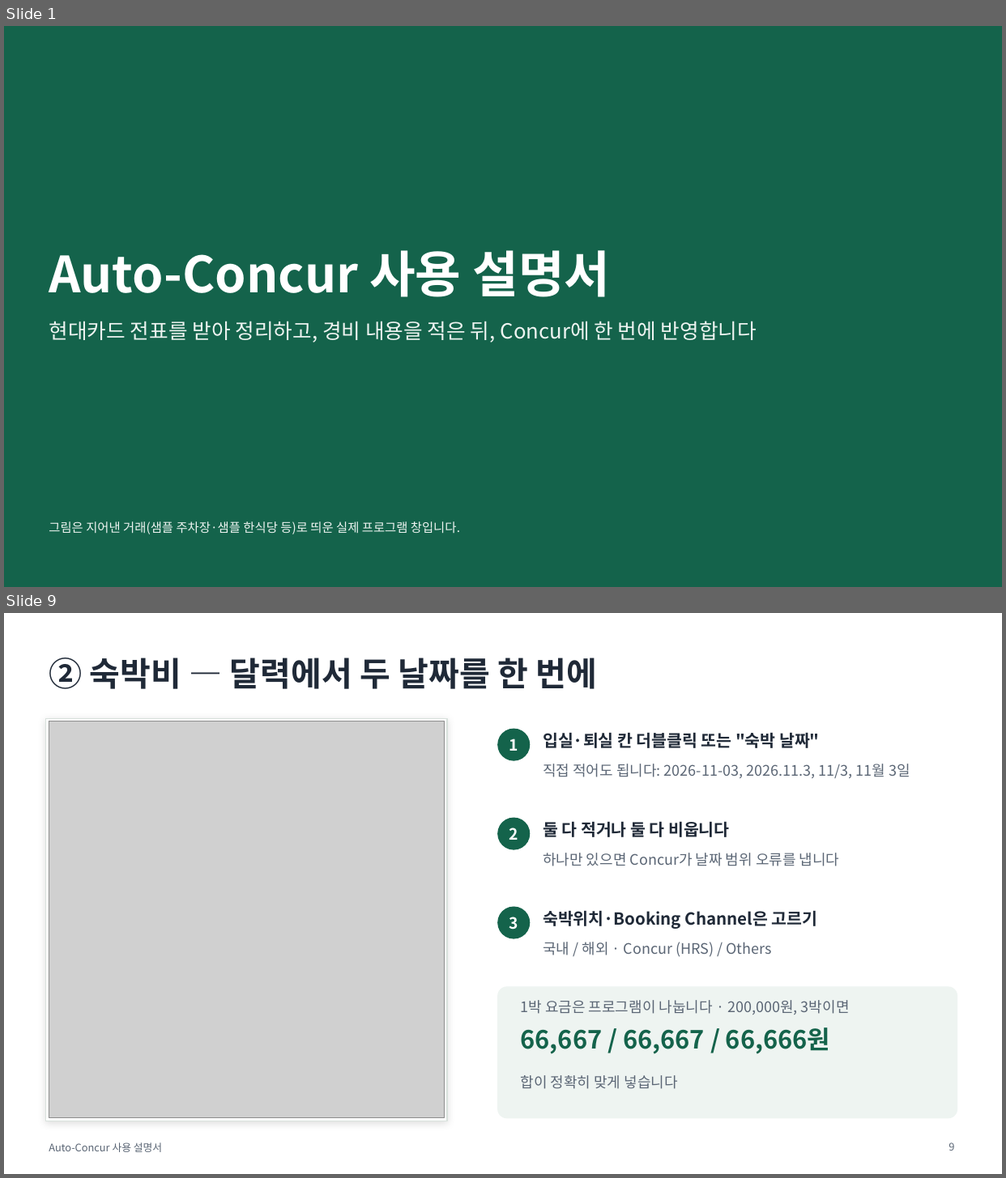
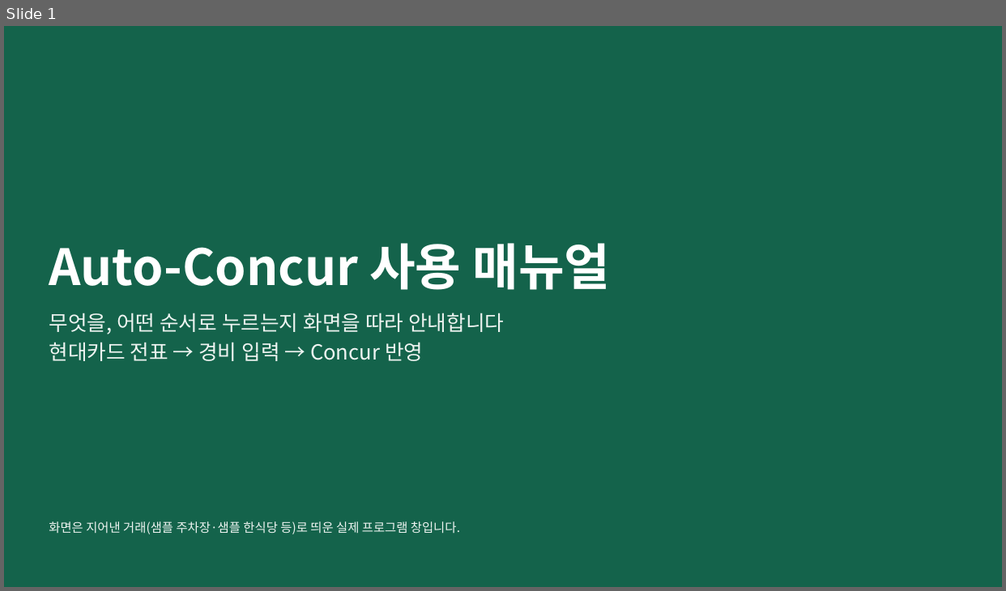
Before and after one commit to oks9924/Auto-Concur, a slide deck: docs/manual.pptx. Shown one above the other, each under a label of ours: slides 1 and 9 before the commit, slide 1 after it; the slides between them are not shown. The pictures are 1006x1178 and 1006x591 pixels, drawn with LibreOffice and Linux fonts; fonts in the diff are those of the drawing; grey boxes stand for pictures. Boxes give left, top, right and bottom in pixels: in the first picture for what was removed or moved away, otherwise in the second. Text is boxed around its words. In the diff, an @@ line names an element or a change of style, - is before the commit and + after.

```diff
--- a/docs/manual.pptx
+++ b/docs/manual.pptx
@@ slide 9 removed at [4,613,1002,1174], background #FFFFFF @@
@@ title removed at [49,658,597,689] @@
-② 숙박비 — 달력에서 두 날짜를 한 번에
@@ rectangle removed at [46,718,447,1122] @@
@@ picture removed at [49,722,444,1118] @@
@@ ellipse removed at [498,729,530,760] @@
@@ text removed at [543,732,820,748] @@
-입실·퇴실 칸 더블클릭 또는 "숙박 날짜"
@@ text removed at [509,739,518,751] @@
-1
@@ text removed at [543,764,910,778] @@
-직접 적어도 됩니다: 2026-11-03, 2026.11.3, 11/3, 11월 3일
@@ ellipse removed at [498,818,530,850] @@
@@ text removed at [509,828,518,840] @@
-2
@@ text removed at [543,820,729,841] @@
-둘 다 적거나 둘 다 비웁니다
@@ text removed at [543,853,840,867] @@
-하나만 있으면 Concur가 날짜 범위 오류를 냅니다
@@ ellipse removed at [498,907,530,939] @@
@@ text removed at [509,917,518,930] @@
-3
@@ text removed at [543,910,818,929] @@
-숙박위치·Booking Channel은 고르기
@@ text removed at [543,942,772,957] @@
-국내 / 해외 · Concur (HRS) / Others
@@ rounded rectangle removed at [498,987,957,1118] @@
@@ text removed at [521,1000,850,1015] @@
-1박 요금은 프로그램이 나눕니다 · 200,000원, 3박이면
@@ text removed at [521,1028,830,1054] @@
-66,667 / 66,667 / 66,666원
@@ text removed at [521,1076,677,1089] @@
-합이 정확히 맞게 넣습니다
@@ text removed at [49,1143,162,1152] @@
-Auto-Concur 사용 설명서
@@ page number removed at [948,1143,954,1151] @@
-9
@@ slide 1 changed as well @@
@@ title at [49,243,611,290]: text changed @@
-Auto-Concur 사용 설명서
+Auto-Concur 사용 매뉴얼
@@ text at [49,313,504,361]: text changed @@
-현대카드 전표를 받아 정리하고, 경비 내용을 적은 뒤, Concur에 한 번에 반영합니다
+무엇을, 어떤 순서로 누르는지 화면을 따라 안내합니다
+현대카드 전표 → 경비 입력 → Concur 반영
@@ text at [49,522,460,535]: text changed @@
-그림은 지어낸 거래(샘플 주차장·샘플 한식당 등)로 띄운 실제 프로그램 창입니다.
+화면은 지어낸 거래(샘플 주차장·샘플 한식당 등)로 띄운 실제 프로그램 창입니다.
```
Also in this commit, not shown: 9 other slides changed, 11 slides added, 8 other slides removed.
